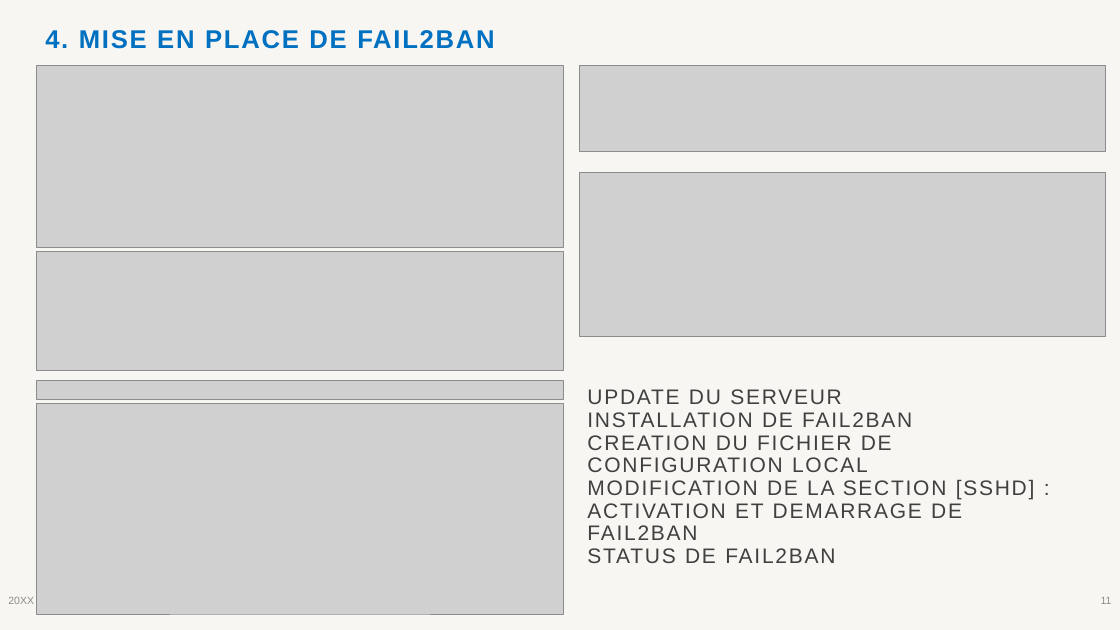
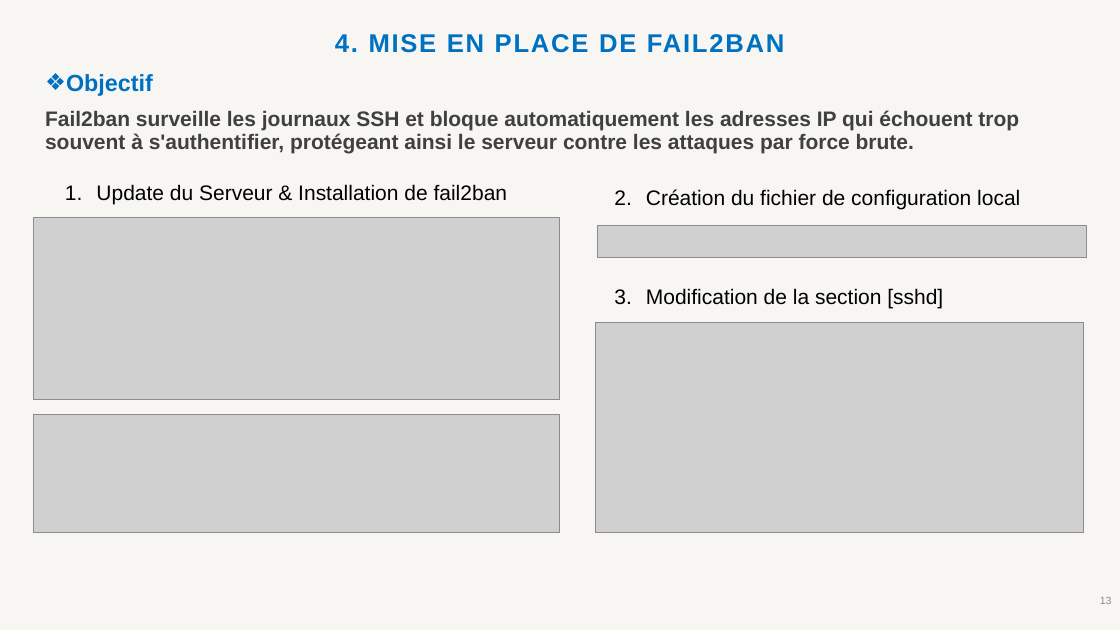
Before and after one commit to Christyy2/Projet-Final-ASI, a slide deck: slide 13 of Présentation-ASI.pptx (slide 11 before the commit). Drawn at 1120x630 pixels with LibreOffice and Linux fonts; fonts in the diff are those of the drawing; grey boxes stand for pictures; background and template pictures are left out. Boxes give left, top, right and bottom in pixels: in the first picture for what was removed or moved away, otherwise in the second. Text is boxed around its words. In the diff, an @@ line names an element or a change of style, - is before the commit and + after.

Commit message:
Modification+

```diff
--- a/Présentation-ASI.pptx
+++ b/Présentation-ASI.pptx
@@ text "4. MISE EN PLACE DE ...": place and size @@
-text "4. MISE EN PLACE DE ..." at box(45, 30, 494, 49)
+text "4. MISE EN PLACE DE ..." at box(335, 34, 784, 53)
@@ text "4. MISE EN PLACE DE ..." at box(335, 34, 784, 53): alignment left to centre @@
@@ text added at box(45, 74, 1019, 153), 18 pt, text #404040, bold @@
+❖ Objectif
+Fail2ban surveille les journaux SSH et bloque automatiquement les adresses IP qui échouent trop souvent à s'authentifier, protégeant ainsi le serveur contre les attaques par force brute.
@@ picture removed at box(579, 66, 1106, 152) @@
@@ picture removed at box(579, 173, 1106, 337) @@
@@ text added at box(96, 184, 508, 205), 18 pt, text #000000 @@
+1. Update du Serveur & Installation de fail2ban
@@ text added at box(646, 189, 1020, 209), 18 pt, text #000000 @@
+2. Création du fichier de configuration local
@@ picture: place and size @@
-picture at box(37, 66, 564, 248)
+picture at box(34, 218, 560, 400)
@@ picture: place and size @@
-picture at box(37, 381, 564, 399)
+picture at box(598, 225, 1087, 258)
@@ text added at box(646, 288, 943, 308), 18 pt, text #000000 @@
+3. Modification de la section [sshd]
@@ picture: place and size @@
-picture at box(37, 403, 564, 614)
+picture at box(595, 322, 1084, 533)
@@ title removed at box(587, 389, 1035, 563) @@
-UPDATE DU SERVEUR
-INSTALLATION DE FAIL2BAN
-CREATION DU FICHIER DE CONFIGURATION LOCAL
-MODIFICATION DE LA SECTION [SSHD] :
-ACTIVATION ET DEMARRAGE DE FAIL2BAN
-STATUS DE FAIL2BAN
@@ picture: place and size @@
-picture at box(37, 252, 564, 371)
+picture at box(34, 414, 560, 533)
@@ text removed at box(0, 584, 378, 618) @@
-Pitch Deck
@@ text removed at box(8, 597, 34, 604) @@
-20XX
@@ page number at box(1100, 597, 1112, 604): text changed @@
-11
+13
```
Also in this commit, not shown: 8 other slides changed, 6 slides added, 1 slide removed.
